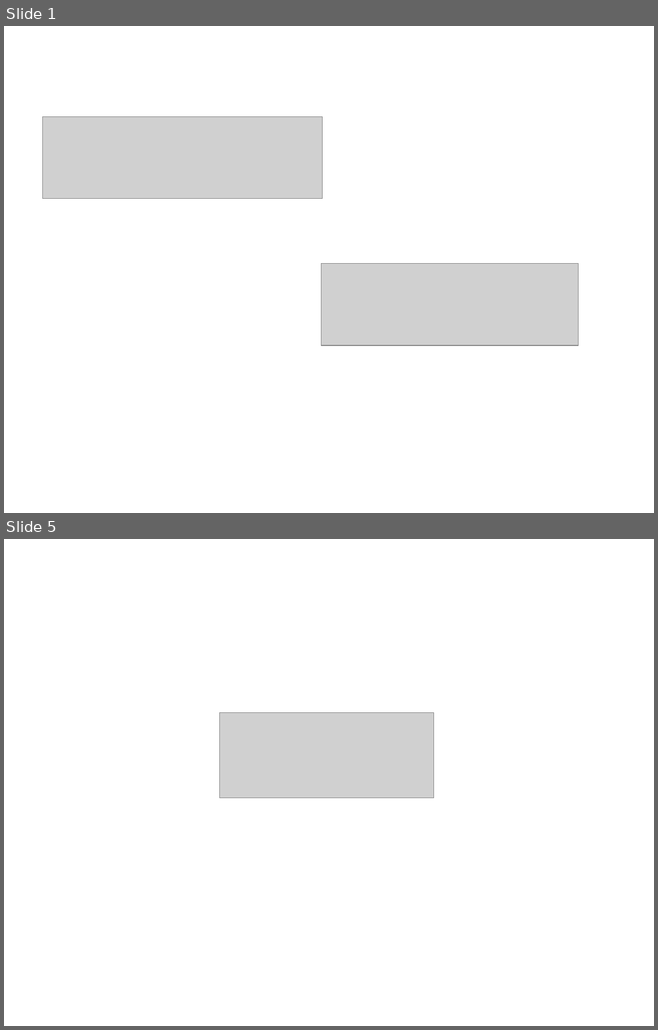
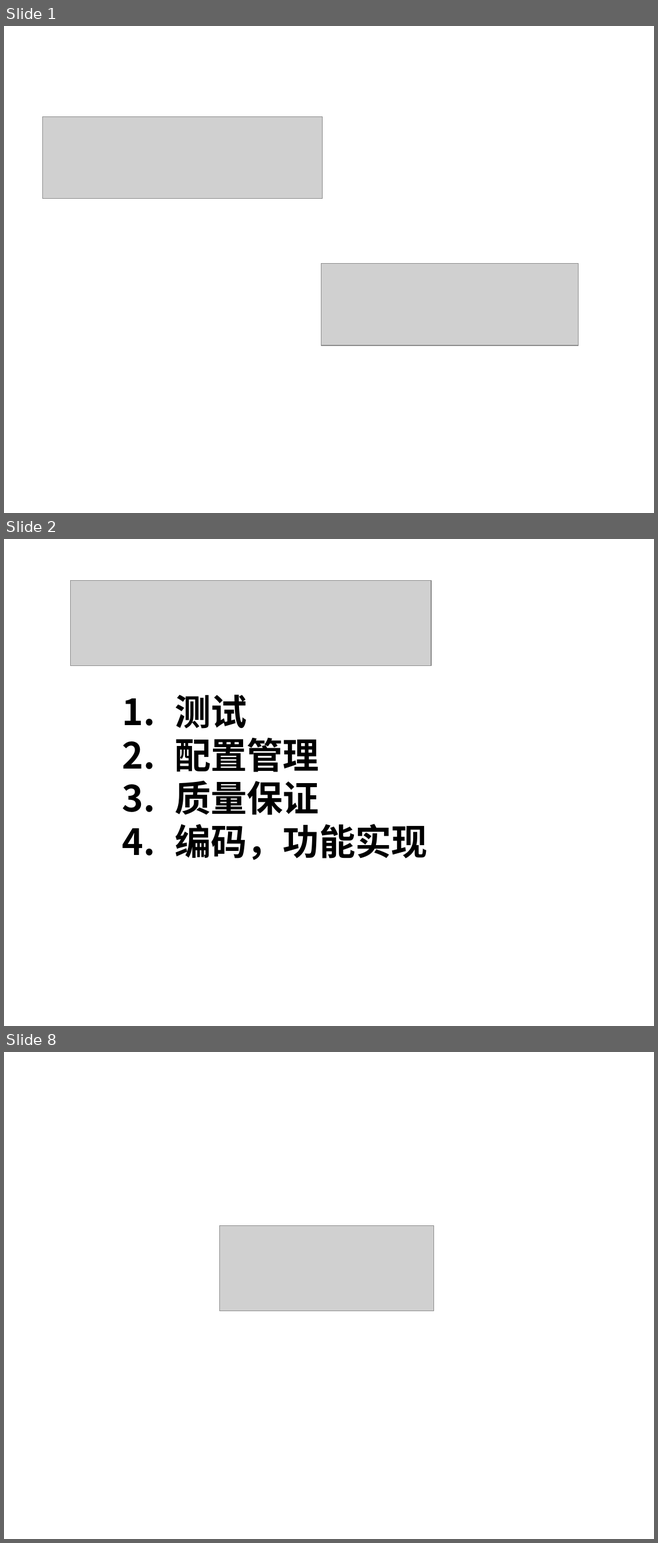
Before and after one commit to yaxing/sherry-forus, a slide deck: 项目相关文档/Sherry/项目监控/项目进展报告/项目报告_2009-12-03_Forus.ppt. Shown one above the other, each under a label of ours: slides 1 and 5 before the commit, slides 1, 2 and 8 after it; the slides between them are not shown. The pictures are 658x1030 and 658x1543 pixels, drawn with LibreOffice and Linux fonts; fonts in the diff are those of the drawing; grey boxes stand for pictures; background and template pictures are left out. Boxes give left, top, right and bottom in pixels: in the first picture for what was removed or moved away, otherwise in the second. Text is boxed around its words. In the diff, an @@ line names an element or a change of style, - is before the commit and + after.

```diff
--- a/项目相关文档/Sherry/项目监控/项目进展报告/项目报告_2009-12-03_Forus.ppt
+++ b/项目相关文档/Sherry/项目监控/项目进展报告/项目报告_2009-12-03_Forus.ppt
@@ slide 2 added at <box>4,539,654,1026</box>, background picture (left out) @@
@@ picture added at <box>70,581,431,665</box> @@
@@ text added at <box>175,694,427,860</box>, 40 pt, text #000000, bold @@
+1. 测试
+2. 配置管理
+3. 质量保证
+4. 编码，功能实现
@@ what was slide 5 is now slide 8 @@
```
Also in this commit, not shown: 2 slides changed, 3 other slides added, 1 slide removed.
